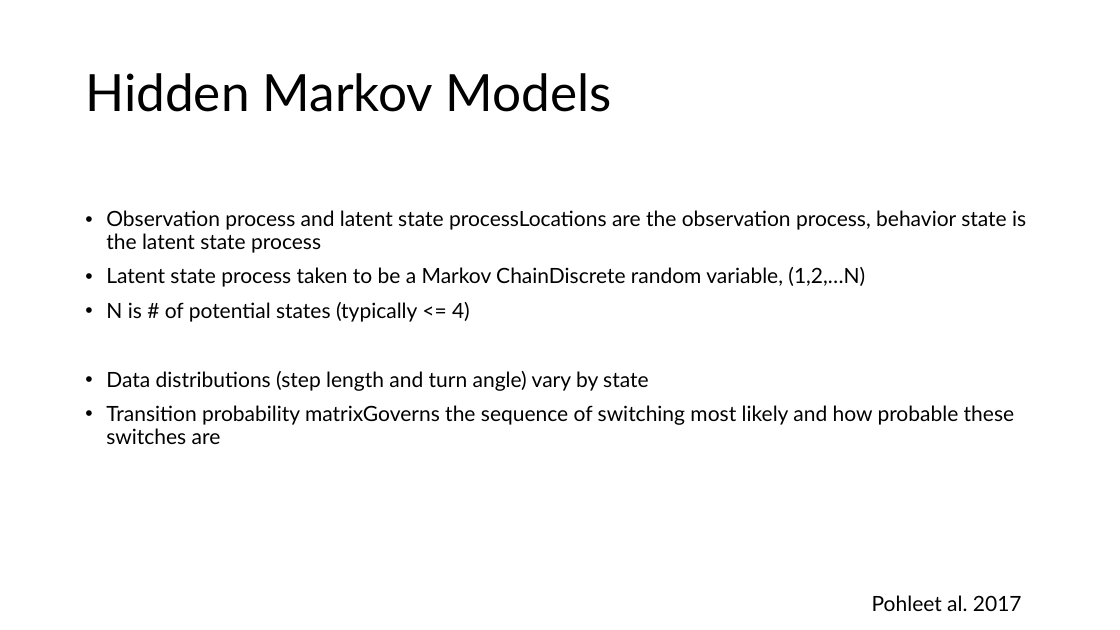
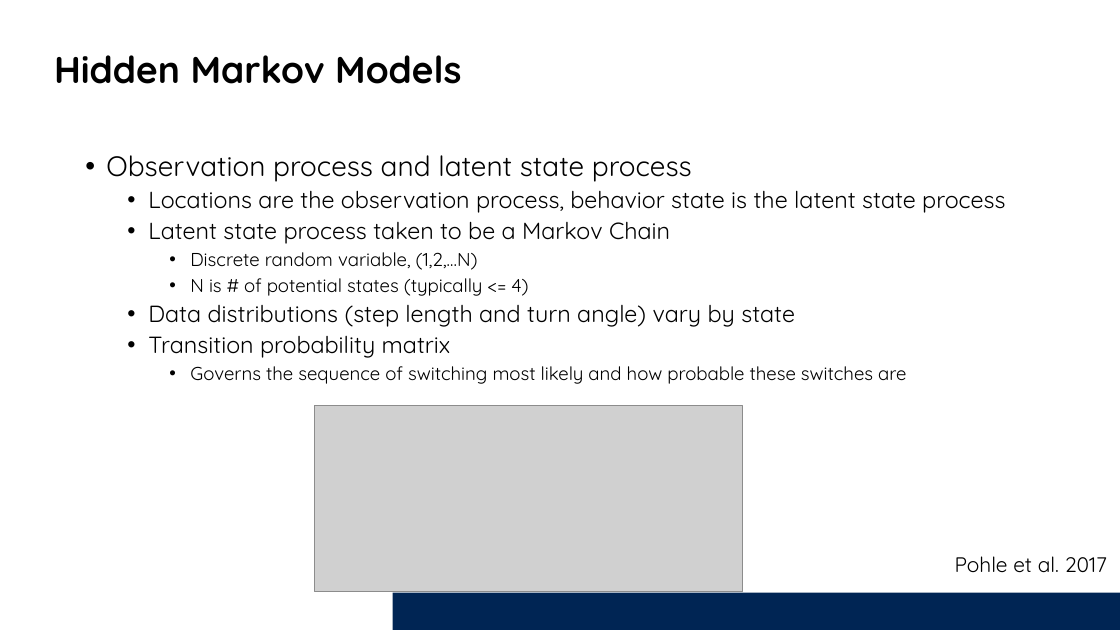
Before and after one commit to Smithsonian/Introduction_HMM, a slide deck: slide 5 of Presentation/IntroAnimalMovements_HMMs.pptx. Drawn at 1120x630 pixels with LibreOffice and Linux fonts; fonts in the diff are those of the drawing; grey boxes stand for pictures; background and template pictures are left out. Boxes give left, top, right and bottom in pixels: in the first picture for what was removed or moved away, otherwise in the second. Text is boxed around its words. In the diff, an @@ line names an element or a change of style, - is before the commit and + after.

```diff
--- a/Presentation/IntroAnimalMovements_HMMs.pptx
+++ b/Presentation/IntroAnimalMovements_HMMs.pptx
@@ text "Hidden Markov Models": place and size @@
-text "Hidden Markov Models" at (85, 73, 611, 112)
+text "Hidden Markov Models" at (54, 55, 461, 84)
@@ text "Hidden Markov Models" at (54, 55, 461, 84): size 44 to 32 pt, font Lato to Quicksand, bold on @@
@@ text "Observation process and latent state ...": place and size @@
-text "Observation process and latent state ..." at (106, 210, 1026, 444)
+text "Observation process and latent state ..." at (106, 155, 1005, 384)
@@ text at (106, 155, 1005, 270): text changed; size 18 to 20 pt; font Lato to Quicksand @@
-• Observation process and latent state processLocations are the observation process, behavior state is the latent state process
-• Latent state process taken to be a Markov ChainDiscrete random variable, (1,2,…N)
+• Observation process and latent state process
+  • Locations are the observation process, behavior state is the latent state process
+  • Latent state process taken to be a Markov Chain
+    • Discrete random variable, (1,2,…N)
@@ text at (148, 278, 795, 327): size 18 to 16 pt in "N is # of potential states (typically ..."; font Lato to Quicksand in "N is # of potential states (typically ...", "Data distributions (step length and turn angle) ..."; size 18 to 20 pt in "Data distributions (step length and turn angle) ..."; list level 1 to 3 in "N is # of potential ..."; list level 1 to 2 in "Data distributions (step length and ..." @@
@@ text at (148, 336, 906, 384): text changed; size 18 to 16 pt; font Lato to Quicksand @@
-• Transition probability matrixGoverns the sequence of switching most likely and how probable these switches are
+  • Transition probability matrix
+    • Governs the sequence of switching most likely and how probable these switches are
@@ picture added at (314, 406, 743, 592) @@
@@ text at (955, 556, 1107, 573): text changed; font Lato to Quicksand @@
-Pohleet al. 2017
+Pohle et al. 2017
@@ rectangle added at (392, 593, 1120, 630), fill #002554 @@
```
Also in this commit, not shown: 15 other slides changed, 11 slides added, 11 slides removed.
